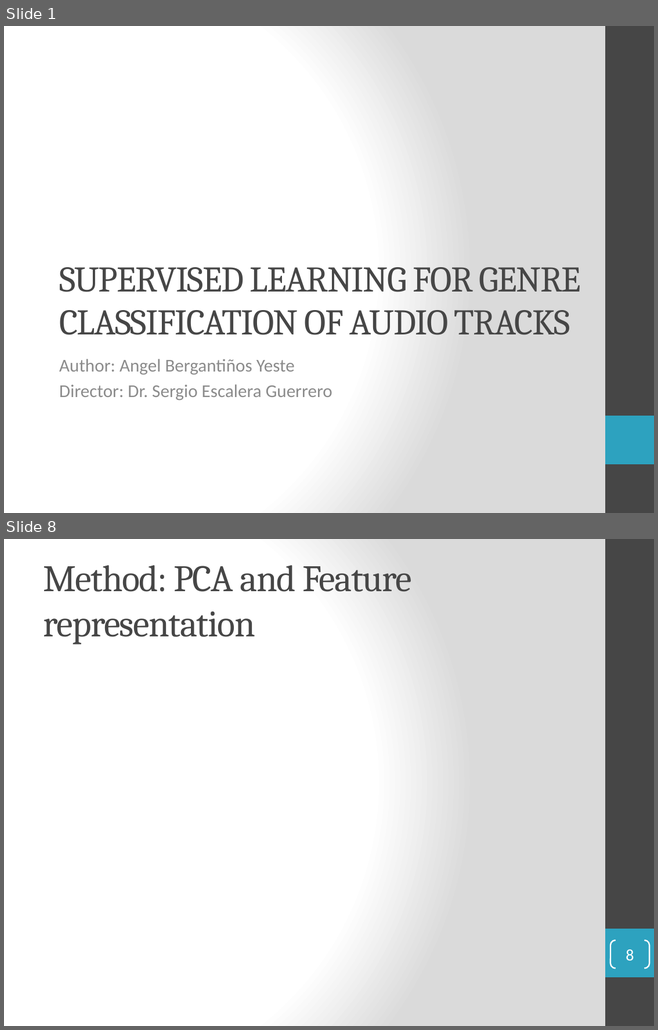
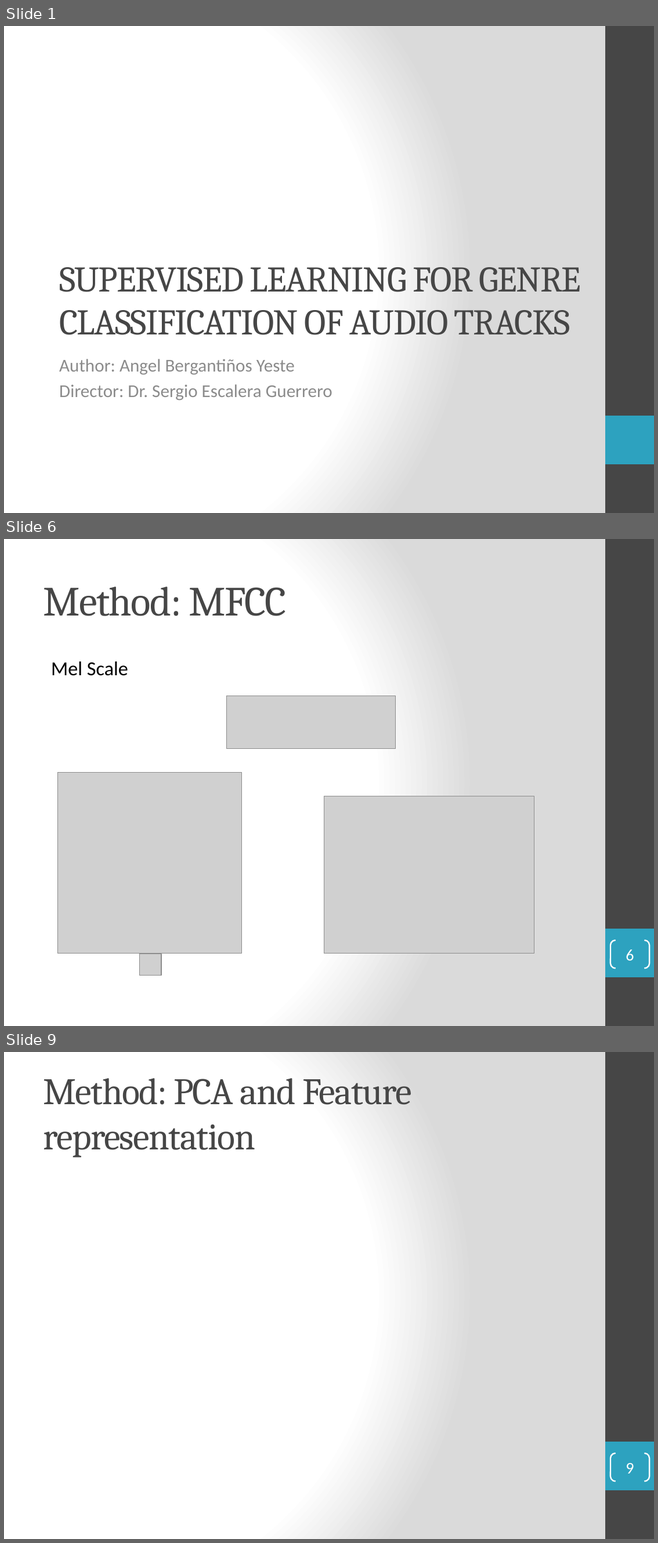
Before and after one commit to Ralleg314/TFG, a slide deck: Presentation.pptx. Shown one above the other, each under a label of ours: slides 1 and 8 before the commit, slides 1, 6 and 9 after it; the slides between them are not shown. The pictures are 658x1030 and 658x1543 pixels, drawn with LibreOffice and Linux fonts; fonts in the diff are those of the drawing; grey boxes stand for pictures. Boxes give left, top, right and bottom in pixels: in the first picture for what was removed or moved away, otherwise in the second. Text is boxed around its words. In the diff, an @@ line names an element or a change of style, - is before the commit and + after.

```diff
--- a/Presentation.pptx
+++ b/Presentation.pptx
@@ slide 6 added at (4, 539, 654, 1026), background gradient #FFFFFF to #DADADA; not listed: 2 template elements that a slide beside it also shows @@
@@ title added at (43, 587, 286, 616), 46 pt, text #464646 @@
+Method: MFCC
@@ text added at (51, 661, 128, 676), 22 pt, text #000000 @@
+Mel Scale
@@ picture added at (227, 696, 396, 749) @@
@@ picture added at (58, 772, 242, 954) @@
@@ picture added at (324, 797, 534, 954) @@
@@ picture added at (140, 954, 161, 976) @@
@@ page number added at (610, 940, 649, 968), outline #FFFFFF 1.5 pt, 18 pt, text #FFFFFF @@
+6
@@ what was slide 8 is now slide 9 @@
@@ page number at (625, 1463, 633, 1474): text changed @@
-8
+9
```
Also in this commit, not shown: 9 slides changed, 5 other slides added, 4 slides removed, 1 other file.
